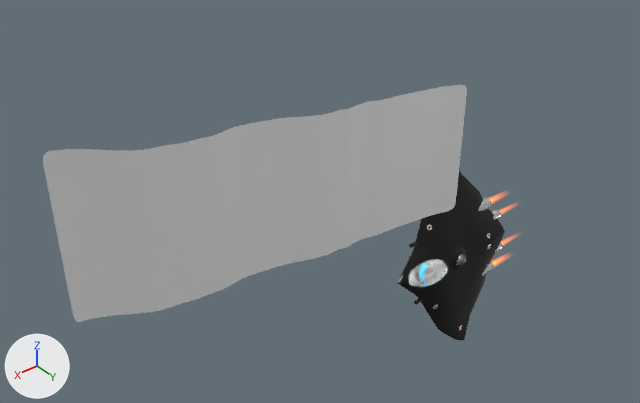
Two versions of the Blender file 2019_2020/space_force_trailer/composite_scene/composite_scene.000.blend, one commit apart.
One viewpoint serves both versions: a 50 mm lens placed at (84.0, 93.1, 80.4), pointed at (-8.8, -20.5, -15.2). Every picture has the same lights, and +X, +Y and +Z are marked at lower left.

In view in the first picture: 'StarShip', 'rock'.
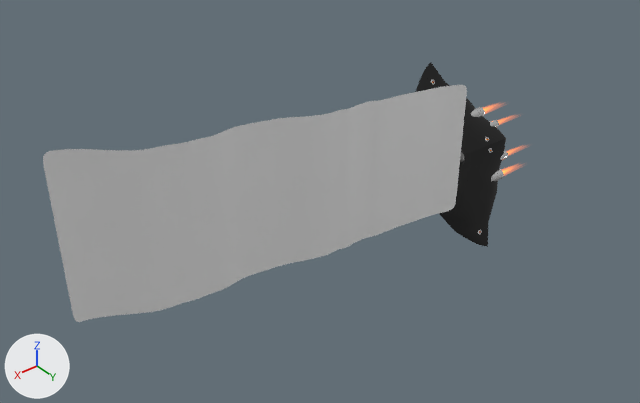
ob_empty is not drawn itself; it is the parent of ob_fuselage, ob_cockpitbody.
ob_empty_001 is not drawn itself; it is the parent of ob_fuselage, ob_cockpitbody.
ob_fuselage is not drawn itself; it is the parent of ob_bottom_left_middle_jet, ob_bottom_left_rear_jet, ob_bottom_right_rear_jet, ob_bottom_right_middle_jet, ob_bottom_right_front_jet, ob_bottom_left_front_jet, ob_rightgun, ob_leftgun.
ob_cockpitbody is not drawn itself; it is the parent of ob_cockpit_bubble, ob_left_arm_rest, ob_rightarmrest, ob_command_chair, ob_control_panel.

Location of each change, (x1, y1, x2, y2) in pixels of the pictures (640 x 403 px):
'StarShip', reshaped, moved, turned, rescaled, surface changed: before (398, 169, 505, 340); after (415, 62, 549, 247)

The edits, one by one:
col_starship (col_starship) loses the line: col_starship.objects.link(ob_empty)
col_starship (col_starship) gains the line: col_starship.objects.link(ob_empty_001)
Object 'StarShip' (ob_starship) moves from (-37.1, -10.4, -35.9) to (-54.5, -27.8, -25.7).
Object 'StarShip' (ob_starship) turns from (188, -103, -277) to (0, -58, -94) degrees about x, y and z.
Object 'Empty' (ob_empty) moves from (0.0, 0.0, 0.0) to (-52.78, -1.633, -9.237).
Object 'Empty' (ob_empty) turns from (0, 0, 0) to (-1.2, 11, 7.1) degrees about x, y and z.
Object 'Empty' (ob_empty) is rescaled from (5.93, 5.93, 5.93) to (13.4, 13.4, 13.4).
In object 'Fuselage' (ob_fuselage), parent goes from ob_empty to ob_empty_001.
In object 'CockpitBody' (ob_cockpitbody), parent goes from ob_empty to ob_empty_001.
Object 'Empty.001' (ob_empty_001) is new.
Its location is (0.0, 0.0, 0.0).
Its scale is (5.93, 5.93, 5.93).
